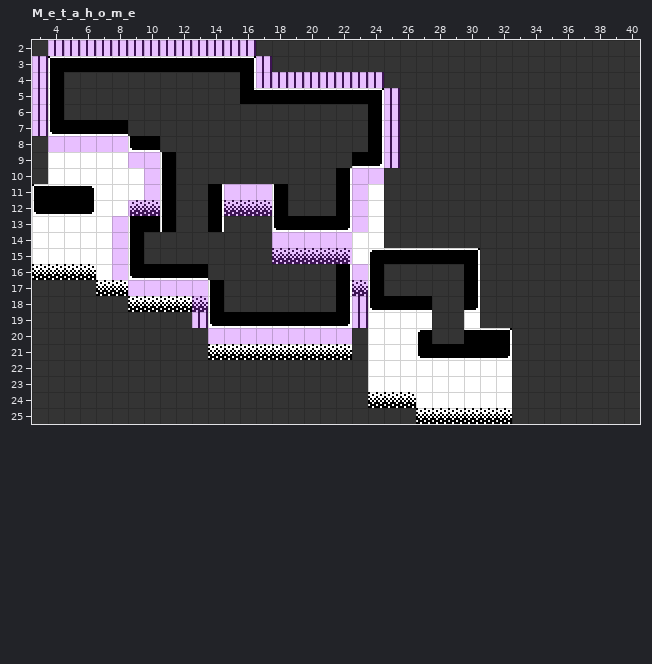
Two states of a LDtk project, maps/test.ldtk. The picture above was drawn from the file before the commit.
Cells are 8x8 px. Shown: M_e_t_a_h_o_m_e x 3..40, y 2..25. The old version is drawn lined up with the new one.
Now the later version:
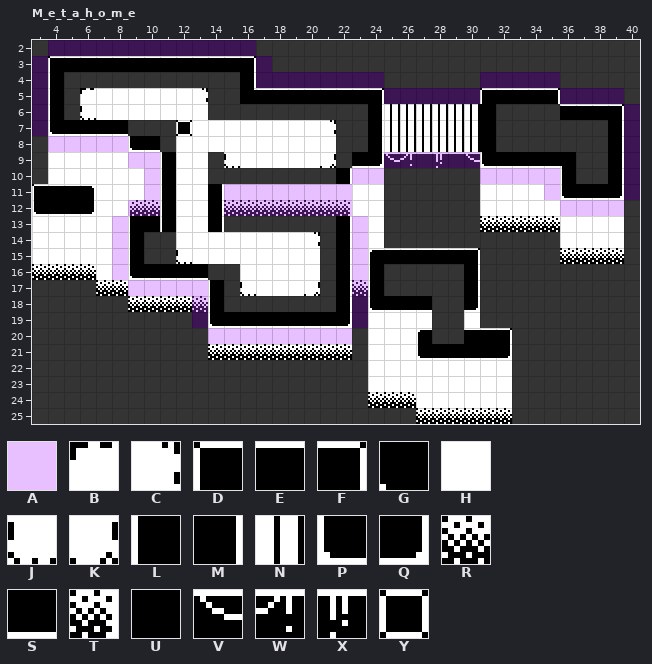
Key: from "IntGrid": A 1 "COLLIDEABLE"; from "Test": B 2, C 3, D 4, E 5, F 6, G 7, H 8, J 10, K 11, L 12, M 14, N 16, P 17, Q 18, R 19, S 21, T 28, U 30, V 32, W 33, X 34, Y sheet position 40,8.
_ is an empty cell.
Objects are placed by their top-left corner, in cells (3,4 is the top-left corner of cell 3,4); size is 1x1 cell unless given.
See-through tiles are keyed as they look on the map.
Commit message: Changed the map a little and discovered that the whole collision map thingy is broken! ...damn
Changes in this commit:
{"change": "map size 36x29 -> 47x29 cells"}
{"where": "layer \"Tiles\""}
{"y":2,"x":4,"old":"NNNNNNNNNNNNN","new":"UUUUUUUUUUUUU"}
{"y":3,"x":3,"old":"N","new":"U"}
{"y":3,"x":17,"old":"N","new":"U"}
{"y":4,"x":3,"old":"N","new":"U"}
{"y":4,"x":17,"old":"NNNNNNNN","new":"UUUUUUUU"}
{"y":4,"x":31,"old":"_____","new":"UUUUU"}
{"y":5,"x":3,"old":"N","new":"U"}
{"y":5,"x":6,"old":"________","new":"BHHHHHHC"}
{"y":5,"x":25,"old":"N______________","new":"UUUUUUDEEEFUUUU"}
{"y":6,"x":3,"old":"N","new":"U"}
{"y":6,"x":6,"old":"________","new":"JHHHHHHH"}
{"y":6,"x":26,"old":"______","new":"NNNNNU"}
{"y":6,"x":36,"old":"_____","new":"EEEFU"}
{"y":7,"x":3,"old":"N","new":"U"}
{"y":7,"x":12,"old":"__________","new":"HHHHHHHHHC"}
{"y":7,"x":26,"old":"______","new":"NNNNNU"}
{"y":7,"x":39,"old":"__","new":"MU"}
{"y":8,"x":12,"old":"__________","new":"HHHHHHHHHH"}
{"y":8,"x":26,"old":"______","new":"NNNNNU"}
{"y":8,"x":39,"old":"__","new":"MU"}
{"y":9,"x":12,"old":"__","new":"HH"}
{"y":9,"x":15,"old":"_______","new":"JHHHHHK"}
{"y":9,"x":25,"old":"N___________","new":"VWEXEVPSSSSG"}
{"y":9,"x":39,"old":"__","new":"MU"}
{"y":10,"x":12,"old":"__","new":"HH"}
{"y":10,"x":31,"old":"______","new":"HHHHHL"}
{"y":10,"x":39,"old":"__","new":"MU"}
{"y":11,"x":12,"old":"__","new":"HH"}
{"y":11,"x":18,"old":"L___M","new":"HHHHH"}
{"y":11,"x":31,"old":"__________","new":"HHHHHPSSQU"}
{"y":12,"x":12,"old":"__","new":"HH"}
{"y":12,"x":18,"old":"L___M","new":"RRRRT"}
{"y":12,"x":31,"old":"_________","new":"HHHHHHHHH"}
{"y":13,"x":12,"old":"__","new":"HH"}
{"y":13,"x":18,"old":"PSSSQ","new":"____M"}
{"y":13,"x":31,"old":"_________","new":"RRRRRHHHH"}
{"y":14,"x":12,"old":"______","new":"HHHHHH"}
{"y":14,"x":20,"old":"HHH","new":"C_M"}
{"y":14,"x":36,"old":"____","new":"HHHH"}
{"y":15,"x":12,"old":"______RRRRT","new":"JHHHHHHHH_M"}
{"y":15,"x":36,"old":"____","new":"RRRR"}
{"y":16,"x":16,"old":"_____","new":"HHHHH"}
{"y":17,"x":16,"old":"_____","new":"JHHHK"}
{"y":18,"x":23,"old":"N","new":"U"}
{"y":19,"x":13,"old":"N","new":"U"}
{"y":19,"x":23,"old":"N","new":"U"}
{"where": "layer \"IntGrid\""}
{"y":4,"x":31,"old":"_____","new":"AAAAA"}
{"y":5,"x":26,"old":"_____","new":"AAAAA"}
{"y":5,"x":36,"old":"____","new":"AAAA"}
{"y":6,"x":25,"old":"A","new":"_"}
{"y":6,"x":40,"old":"_","new":"A"}
{"y":7,"x":25,"old":"A","new":"_"}
{"y":7,"x":40,"old":"_","new":"A"}
{"y":8,"x":25,"old":"A","new":"_"}
{"y":8,"x":40,"old":"_","new":"A"}
{"y":9,"x":26,"old":"_____","new":"AAAAA"}
{"y":9,"x":40,"old":"_","new":"A"}
{"y":10,"x":31,"old":"_____","new":"AAAAA"}
{"y":10,"x":40,"old":"_","new":"A"}
{"y":11,"x":18,"old":"_____A","new":"AAAAA_"}
{"y":11,"x":35,"old":"_","new":"A"}
{"y":11,"x":40,"old":"_","new":"A"}
{"y":12,"x":18,"old":"_____A","new":"AAAAA_"}
{"y":12,"x":36,"old":"____","new":"AAAA"}
{"y":14,"x":18,"old":"AAAAA_","new":"_____A"}
{"y":15,"x":18,"old":"AAAAA_","new":"_____A"}
{"where": "layer \"Entities\""}
{"now": "Y \"Actor\" at 12,7"}
{"label":"changed","picture_box":[32,40,640,296]}
{"label":"changed","picture_box":[352,296,366,328]}
{"label":"changed","picture_box":[192,312,206,328]}
